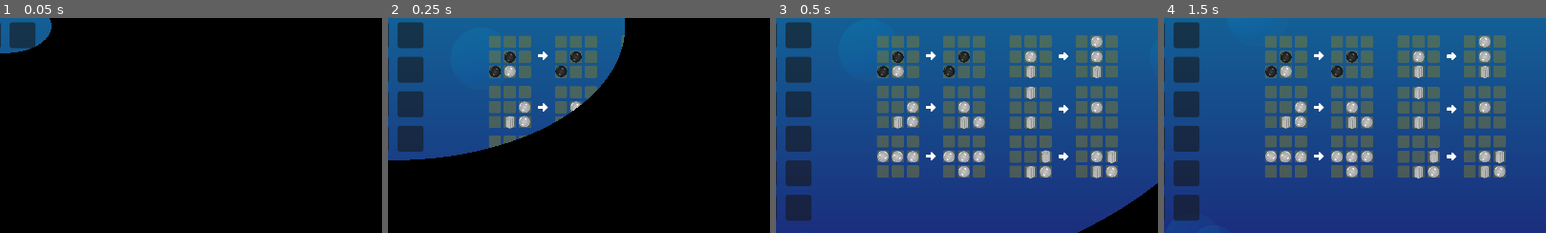
Above: before the commit, frames 1-4 (left to right).
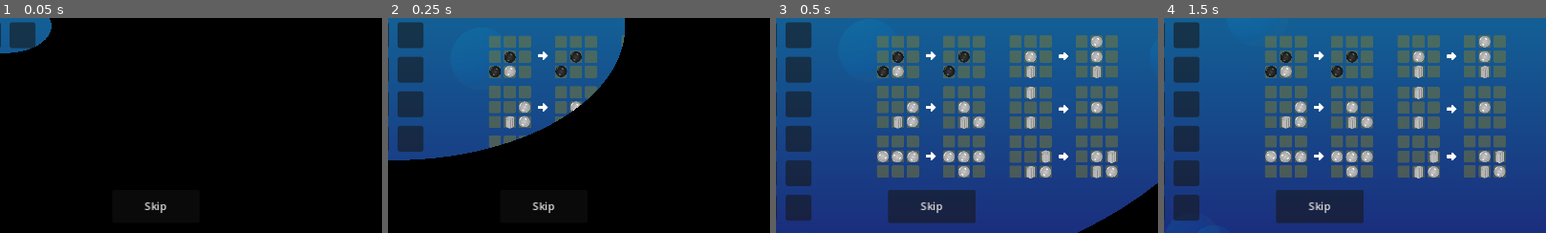
Above: after the commit, the same moments.

Repository: BeadsInCheese/CellularBubbleState
Game: Godot game, scene res://MainGame.tscn
Same seed, same stepped clock (60 frames per second), same inputs: the game is played once before the commit and once after it. This scene is started directly instead of the project's main scene.
Inputs (mouse positions are % of the whole screen's width and height, from its top left):
- Up to frame 1 (0.05 s): no input
- Up to frame 2 (0.25 s): no input
- Up to frame 3 (0.5 s): no input
- Up to frame 4 (1.5 s): click (3, 6) at 0.52 s; click (8, 6) at 1.27 s
The pictures show only the part of the screen within x 50-100%, y 50-100%; the shares and areas given below are measured in that part.

The runs differ from the first frame. In frame 1, 0.2% of the frame differs, in the area x 37-44%, y 85-91%; in frame 2, 0.2%; in frame 3, 3.6%, in the area x 29-53%, y 80-96%; in frame 4, 3.6%.

Commit message:
added skip

Diff:
--- a/gamejam2025/AI/AgentBase.gd
+++ b/gamejam2025/AI/AgentBase.gd
@@ -3,6 +3,7 @@
 var isPlayer=false
 signal moveMade(board:Board)
 var playerType=1
+var skip=false
 func init(board:Board):
 	pass
 func makeMove(observation:Board):
--- a/gamejam2025/AI/PlayerAgent.gd
+++ b/gamejam2025/AI/PlayerAgent.gd
@@ -3,10 +3,26 @@
 class_name PlayerAgent
 # Called when the node enters the scene tree for the first time.
 var makingMove=false
+func makeRandomMove(observation:Board):
+	var x=randi()%100
+	var offset=0
+	await observation.get_tree().create_timer(0.1).timeout
+	for i in range(x):
+		while(observation.gridList[(i+offset)%len(observation.gridList)].tileType!=0):
+			offset+=1
+			if(offset>100000):
+				return
+	observation.gridList[(x+offset-1)%len(observation.gridList)].setTileType(playerType)
+
 func makeMove(observation:Board):
 	makingMove=true
+
 	while makingMove:
 		if(observation!=null):
+			if(skip):
+				await makeRandomMove(observation)
+				await observation.get_tree().process_frame
+				break
 			await observation.get_tree().process_frame
 		else:
 			return
--- a/gamejam2025/Grid.gd
+++ b/gamejam2025/Grid.gd
@@ -50,8 +50,8 @@
 	await turnOrder[currentTurn].makeMove(self)
 	currentTurn = (currentTurn+1) % 6
 	#currentTurn = (currentTurn+1) % 4
-
-	changeTurn()
+	if(not(isEnd())):
+		changeTurn()
 
 	updateScore()
 	gui.updateSidebar(currentTurn,player1Score,player2Score)
@@ -130,3 +130,7 @@
 
 func _on_tree_exiting() -> void:
 	Input.set_custom_mouse_cursor(null)
+
+
+func _skip_button_pressed() -> void:
+	turnOrder[currentTurn].skip=true
--- a/gamejam2025/MainGame.tscn
+++ b/gamejam2025/MainGame.tscn
@@ -131,4 +131,12 @@
 
 [node name="Transition" parent="." instance=ExtResource("8_3ddsp")]
 
+[node name="Button" type="Button" parent="."]
+offset_left = 745.0
+offset_top = 583.0
+offset_right = 877.0
+offset_bottom = 633.0
+text = "Skip"
+
 [connection signal="tree_exiting" from="Board" to="Board" method="_on_tree_exiting"]
+[connection signal="pressed" from="Button" to="Board" method="_skip_button_pressed"]
--- a/gamejam2025/bubble.gd
+++ b/gamejam2025/bubble.gd
@@ -56,7 +56,7 @@
 
 func _on_button_button_down() -> void:
 	print(board.turnOrder[board.currentTurn].get_custom_class_name())
-	if(board.turnOrder[board.currentTurn].get_is_player()==true):
+	if(board.turnOrder[board.currentTurn].get_is_player()==true and not(board.turnOrder[board.currentTurn].skip)):
 		#print(tileType)
 		setTileType(board.turnOrder[board.currentTurn].playerType)
 		board.lastMove=[tileIndex,board.turnOrder[board.currentTurn].playerType]
